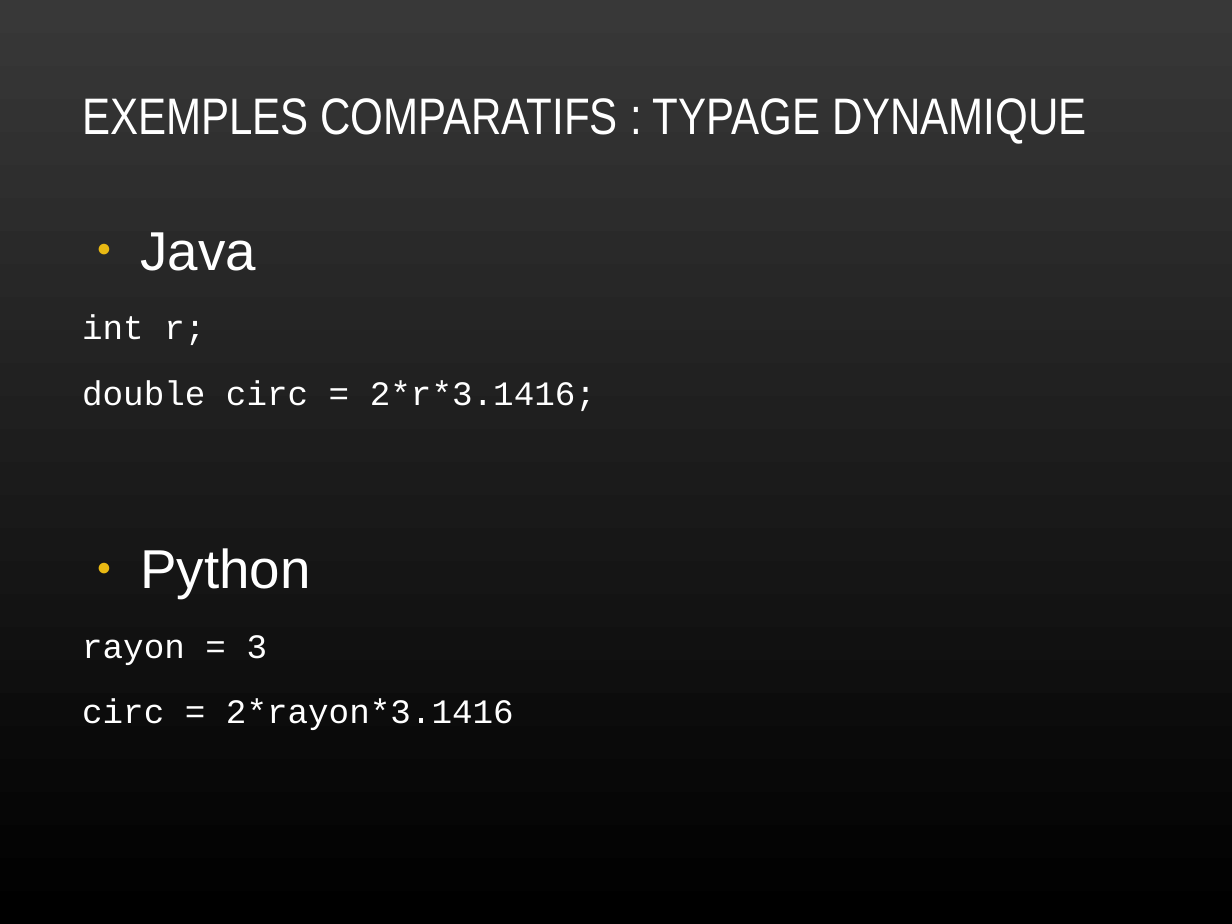
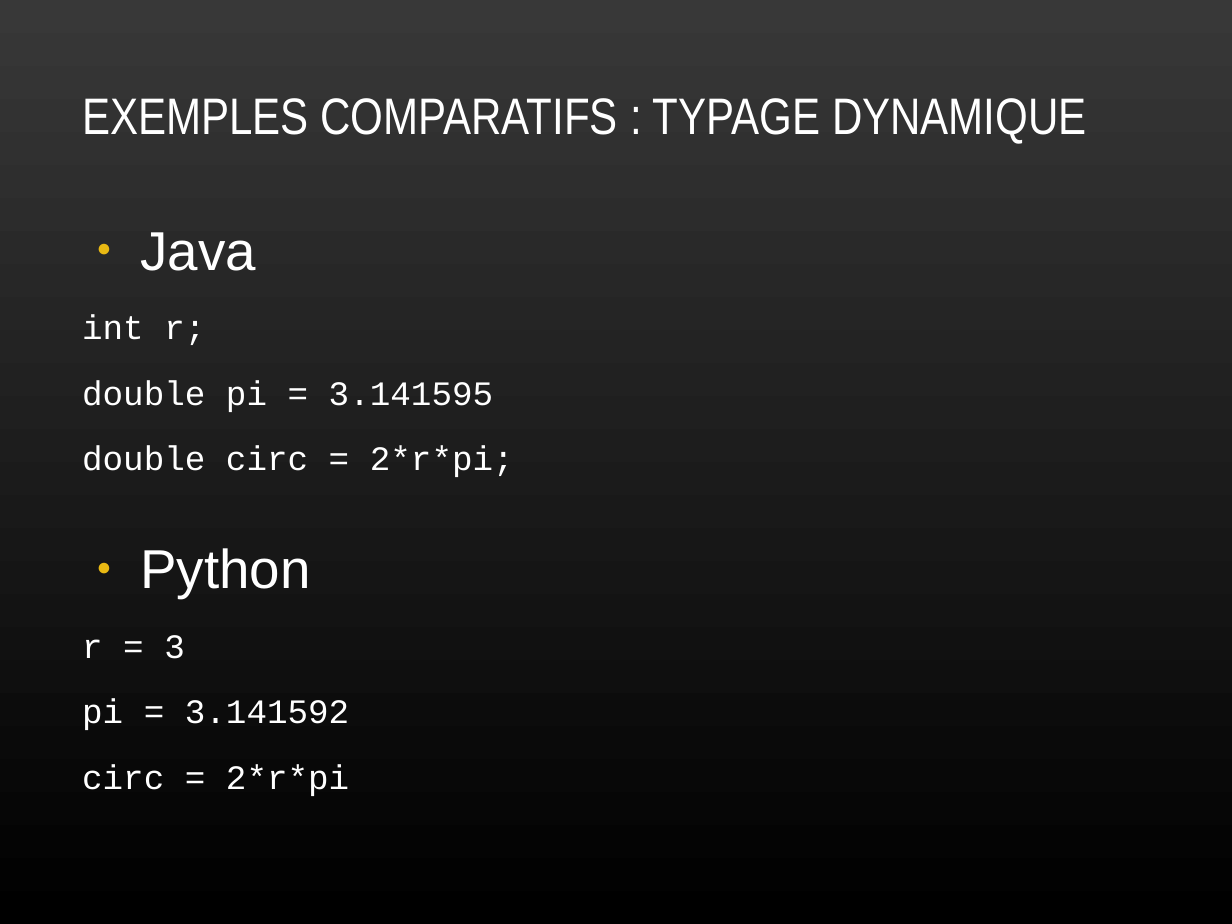
Before and after one commit to plafrance/netacad_python, a slide deck: slide 30 of python.odp (slide 28 before the commit). Drawn at 1232x924 pixels with LibreOffice and Linux fonts; fonts in the diff are those of the drawing. Boxes give left, top, right and bottom in pixels: in the first picture for what was removed or moved away, otherwise in the second. Text is boxed around its words. In the diff, an @@ line names an element or a change of style, - is before the commit and + after.

```diff
--- a/python.odp
+++ b/python.odp
@@ text at [82,380,514,477]: text changed @@
-double circ = 2*r*3.1416;
+double pi = 3.141595
+double circ = 2*r*pi;
@@ text at [82,635,349,796]: text changed @@
-rayon = 3
-circ = 2*rayon*3.1416
+r = 3
+pi = 3.141592
+circ = 2*r*pi
```
Also in this commit, not shown: 16 other slides changed, 2 slides added.
